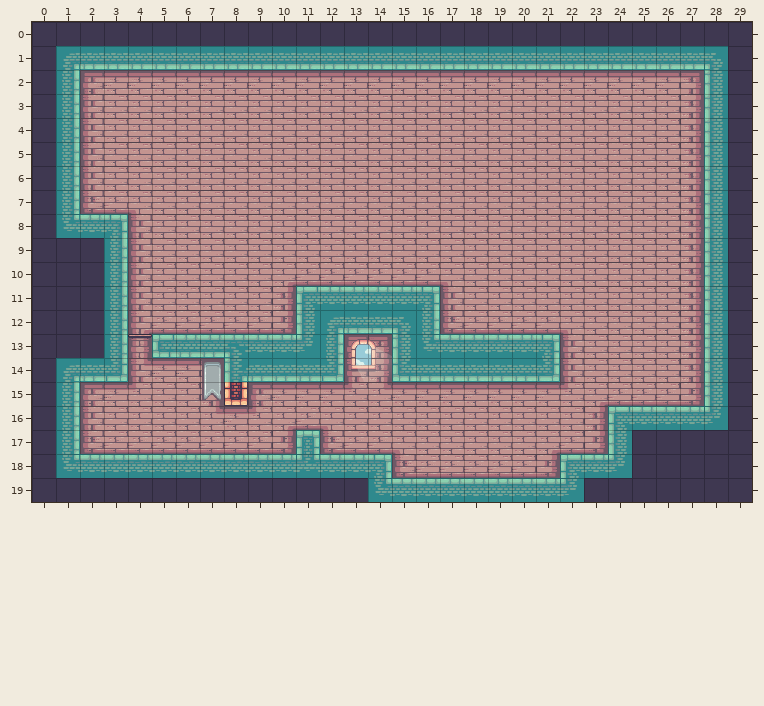
Tiled map, stored at public/Map/MapLevel2/MapLevel2.tmx. That is the earlier state.
Cells are 32x32 px. Shown: x 0..29, y 0..19.
The same view after the edit:
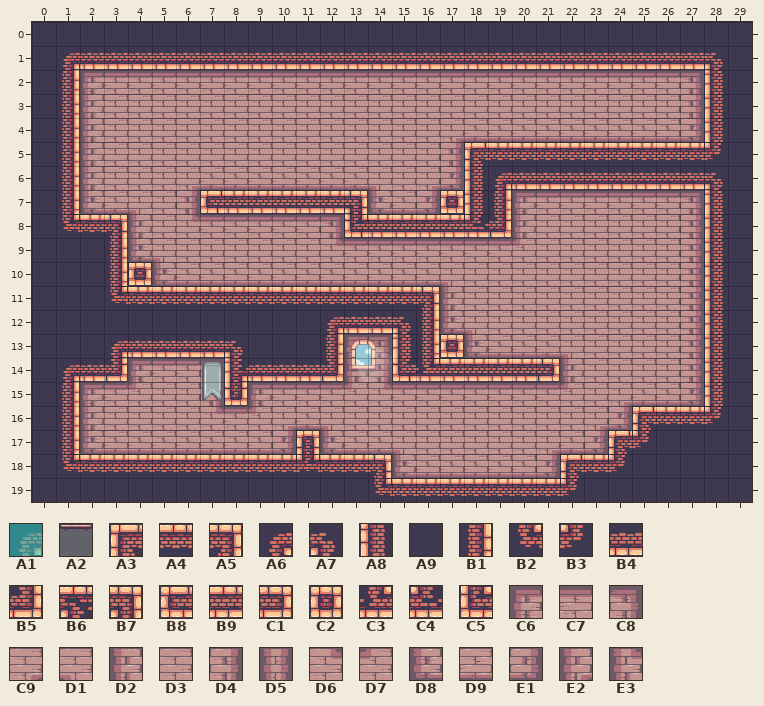
Key: from "Colision": A1 134; from "Decorations": A2 12; from "Terrain": A3 20, A4 21, A5 22, A6 26, A7 27, A8 39, A9 40, B1 41, B2 45, B3 46, B4 59, B5 60, B6 84, B7 93, B8 96, B9 97, C1 98, C2 100, C3 102, C4 103, C5 111, C6 134, C7 135, C8 136, C9 140, D1 141, D2 153, D3 154, D4 155, D5 157, D6 159, D7 160, D8 172, D9 173, E1 174, E2 200, E3 219.
__ is an empty cell.
See-through tiles are keyed as they look on the map.
The exact change:
Layer "BackGround":
y 4: x 17..27 D3 D3 D3 D3 D3 D3 D3 D3 D3 D3 D4 -> C9 D9 D9 D9 D9 D9 D9 D9 D9 D9 E1
y 5: x 17..28 D3 D3 D3 D3 D3 D3 D3 D3 D3 D3 D4 A8 -> D4 A3 A4 A4 A4 A4 A4 A4 A4 A4 A4 B3
y 6: x 6..14 D3 D3 D3 D3 D3 D3 D3 D3 D3 -> C9 D9 D9 D9 D9 D9 D9 D9 D1; x 16..28 D3 D3 D3 D3 D3 D3 D3 D3 D3 D3 D3 D4 A8 -> C9 E1 A8 A6 B4 B4 B4 B4 B4 B4 B4 B4 A7
y 7: x 6..27 D3 D3 D3 D3 D3 D3 D3 D3 D3 D3 D3 D3 D3 D3 D3 D3 D3 D3 D3 D3 D3 D4 -> D4 B8 B9 B9 B9 B9 B9 B7 D8 D9 E1 C2 A8 B1 C6 C7 C7 C7 C7 C7 C7 C8
y 8: x 6..20 D3 D3 D3 D3 D3 D3 D3 D3 D3 D3 D3 D3 D3 D3 D3 -> D6 C7 C7 C7 C7 C7 C8 C5 B9 B9 B9 B9 C4 B5 D2
y 9: x 4..5 D2 D3 -> D8 D1; x 12..20 D3 D3 D3 D3 D3 D3 D3 D3 D3 -> D6 C7 C7 C7 C7 C7 C7 C7 D7
y 10: x 4..10 D2 D3 D3 D3 D3 D3 C9 -> C2 D8 D9 D9 D9 D9 D9
y 11: x 3..11 B1 D2 D3 D3 D3 D3 D3 D4 A3 -> B2 A4 A4 A4 A4 A4 A4 A4 A4
y 12: x 3..11 B1 E2 D9 D9 D9 D9 D9 E1 A8 -> A9 A9 A9 A9 A9 A9 A9 A9 A9; x 18..22 D9 D9 D9 D9 D1 -> D1 D3 D3 D3 D3
y 13: x 3..11 B1 D5 B8 B9 B9 B6 A4 A4 B3 -> A6 B4 B4 B4 B4 A7 A9 A9 A9; x 16..22 B2 A4 A4 A4 A4 A5 D2 -> B1 C2 D8 D9 D9 D9 D1
y 14: x 4 E3 -> C6; x 16..21 B4 B4 B4 B4 B4 B5 -> C3 B9 B9 B9 B9 C1
y 15: x 23..24 C9 D9 -> D3 C9
y 16: x 23..25 D4 A3 A4 -> C9 E1 A3
y 17: x 24..25 A8 A9 -> A3 B3
Layer "Decoration":
y 13: x 4 A2 -> __
Layer "Colision" (now hidden):
y 1: x 1..28 A1 A1 A1 A1 A1 A1 A1 A1 A1 A1 A1 A1 A1 A1 A1 A1 A1 A1 A1 A1 A1 A1 A1 A1 A1 A1 A1 A1 -> __ __ __ __ __ __ __ __ __ __ __ __ __ __ __ __ __ __ __ __ __ __ __ __ __ __ __ __
y 2..7: x 1 A1 -> __; x 28 A1 -> __
y 8: x 1..3 A1 A1 A1 -> __ __ __; x 28 A1 -> __
y 9..10: x 3 A1 -> __; x 28 A1 -> __
y 11..12: x 3 A1 -> __; x 11..16 A1 A1 A1 A1 A1 A1 -> __ __ __ __ __ __; x 28 A1 -> __
y 13: x 3 A1 -> __; x 5..12 A1 A1 A1 A1 A1 A1 A1 A1 -> __ __ __ __ __ __ __ __; x 15..21 A1 A1 A1 A1 A1 A1 A1 -> __ __ __ __ __ __ __; x 28 A1 -> __
y 14: x 1..3 A1 A1 A1 -> __ __ __; x 8..12 A1 A1 A1 A1 A1 -> __ __ __ __ __; x 15..21 A1 A1 A1 A1 A1 A1 A1 -> __ __ __ __ __ __ __; x 28 A1 -> __
y 15: x 1 A1 -> __; x 28 A1 -> __
y 16: x 1 A1 -> __; x 24..28 A1 A1 A1 A1 A1 -> __ __ __ __ __
y 17: x 1 A1 -> __; x 11 A1 -> __; x 24 A1 -> __
y 18: x 1..14 A1 A1 A1 A1 A1 A1 A1 A1 A1 A1 A1 A1 A1 A1 -> __ __ __ __ __ __ __ __ __ __ __ __ __ __; x 22..24 A1 A1 A1 -> __ __ __
y 19: x 14..22 A1 A1 A1 A1 A1 A1 A1 A1 A1 -> __ __ __ __ __ __ __ __ __
